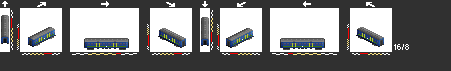
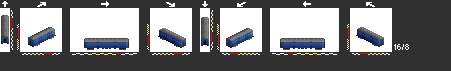
Before/after of a 451×71 layered artwork. What changed in the layer stack:
hid "bn3", painted on it over [left=35, top=33, right=377, bottom=47]
